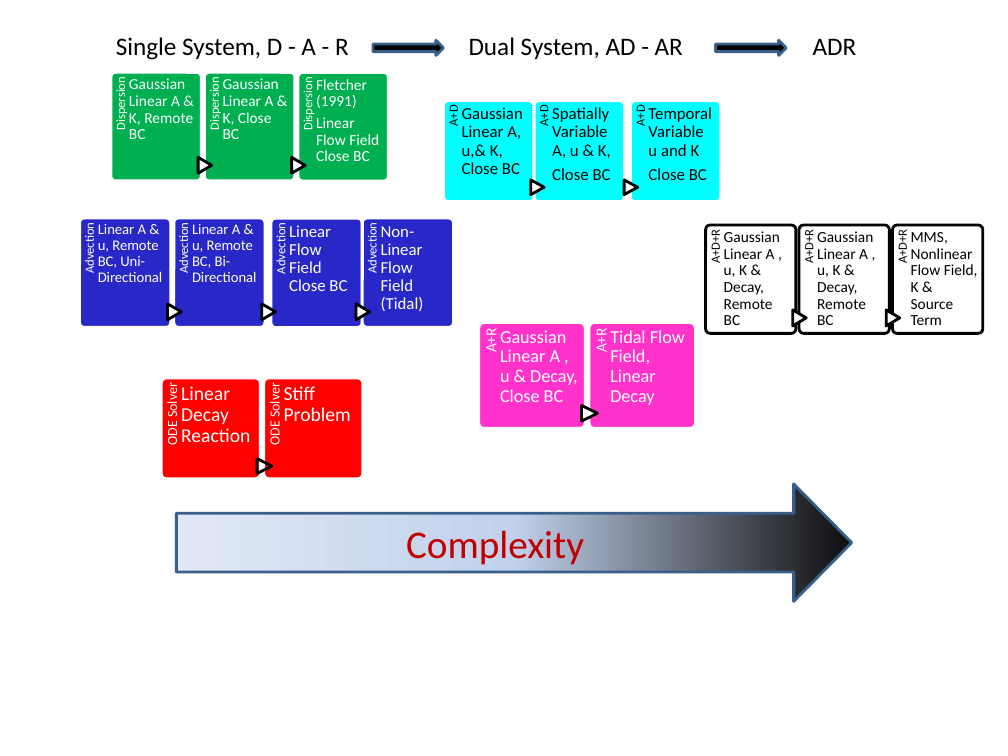
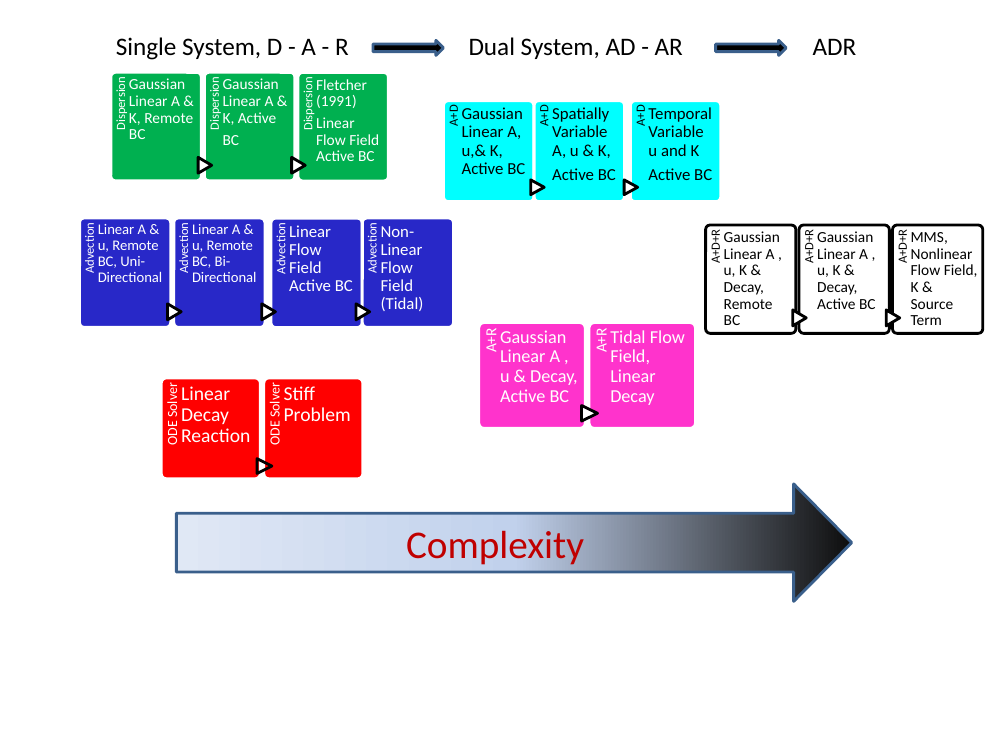
Before and after one commit to dwr-psandhu/dsm2-stm, a slide deck: slide 1 of stm/documents/EWRI_2011/full_test_package_ADR.pptx. Drawn at 1008x756 pixels with LibreOffice and Linux fonts; fonts in the diff are those of the drawing. Boxes give left, top, right and bottom in pixels: in the first picture for what was removed or moved away, otherwise in the second. Text is boxed around its words. In the diff, an @@ line names an element or a change of style, - is before the commit and + after.

Commit message:
BCs are change from close to active

```diff
--- a/stm/documents/EWRI_2011/full_test_package_ADR.pptx
+++ b/stm/documents/EWRI_2011/full_test_package_ADR.pptx
@@ text at box(223, 78, 279, 145): text changed @@
-Gaussian Linear A & K, Close BC
+Gaussian Linear A & K, Active
+BC
@@ text at box(316, 117, 379, 161): text changed @@
-Linear Flow Field Close BC
+Linear Flow Field Active BC
@@ text at box(462, 107, 525, 174): text changed @@
-Gaussian Linear A, u,& K, Close BC
+Gaussian Linear A, u,& K, Active BC
@@ text at box(552, 168, 616, 180): text changed @@
-Close BC
+Active BC
@@ text at box(648, 168, 712, 180): text changed @@
-Close BC
+Active BC
@@ text at box(289, 225, 353, 291): text changed @@
-Linear Flow Field Close BC
+Linear Flow Field Active BC
@@ text at box(817, 231, 876, 309): text changed @@
-Gaussian Linear A , u, K & Decay, Remote BC
+Gaussian Linear A , u, K & Decay, Active BC
@@ text at box(500, 330, 578, 402): text changed @@
-Gaussian Linear A , u & Decay, Close BC
+Gaussian Linear A , u & Decay, Active BC
```
